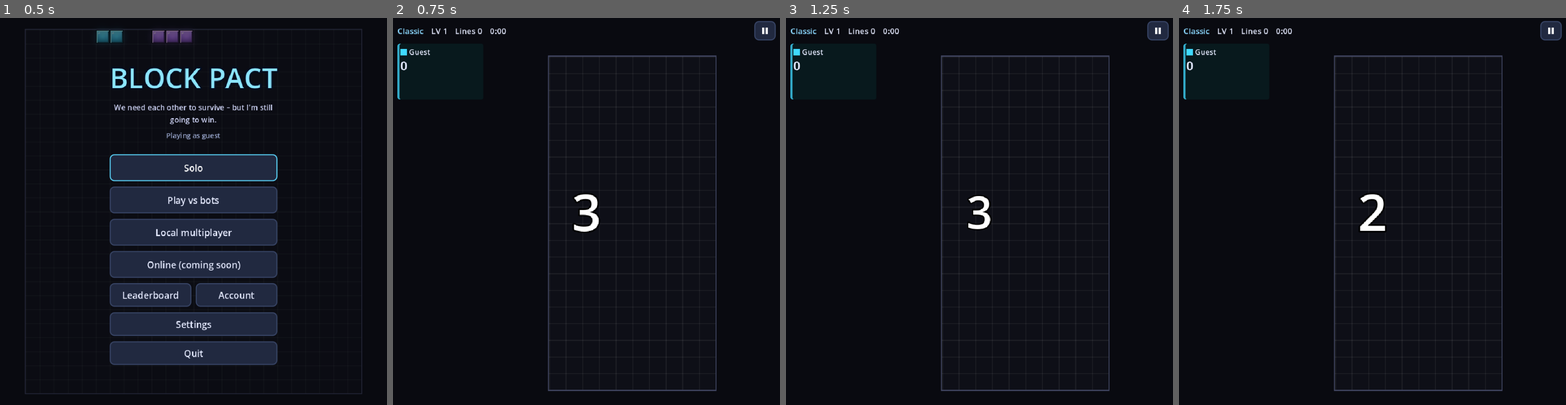
Above: before the commit, frames 1-4 (left to right).
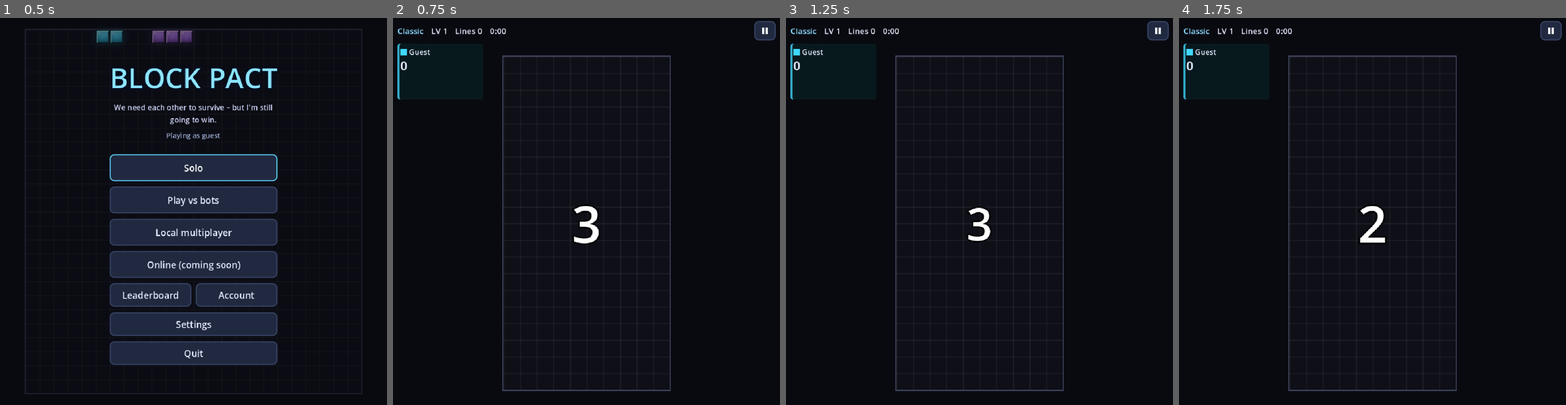
Above: after the commit, the same moments.

Repository: hjelmdev/block-pact
Game: Godot game, scene res://scenes/boot/boot.tscn
Same seed, same stepped clock (60 frames per second), same inputs: the game is played once before the commit and once after it.
Inputs (mouse positions are in pixels of both pictures, inside the frame that each line leads up to):
- Up to frame 1 (0.5 s): no input
- Up to frame 2 (0.75 s): click "Solo" at 0.5 s
- Up to frame 3 (1.25 s): no input
- Up to frame 4 (1.75 s): tap Enter at 1.25 s; move the mouse to (1457, 192) at 1.27 s; hold Right from 1.28 s (still down); tap X at 1.35 s; click (1457, 192) at 1.42 s; tap Space at 1.52 s

Frame 1 is identical in both runs. In frame 2, 1.6% of the frame differs, in the area x 28-84%, y 9-97%; in frame 3, 1.5%; in frame 4, 1.6%.

Commit message:
Center countdown over the board; keep board centered in solo
Co-Authored-By: Claude Opus 5.5 <noreply@anthropic.com>
Claude-Session: https://claude.ai/code/session_01PMnDiqfQEbQsVGG5YMeqUQ

Diff:
--- a/scenes/match/match_screen.gd
+++ b/scenes/match/match_screen.gd
@@ -108,7 +108,11 @@
 	board_view.vertical_align = 1.0 if portrait else 0.5
 	compact_row.visible = portrait
 	left_col.visible = not portrait
-	right_col.visible = not portrait and n > 1
+	# Keep both side columns (even if one is empty) so the board stays
+	# centered on screen in solo / odd player counts.
+	right_col.visible = not portrait
+	right_col.custom_minimum_size.x = 160.0 if not portrait else 0.0
+	left_col.custom_minimum_size.x = 160.0 if not portrait else 0.0
 	touch_controls.custom_minimum_size.y = 190.0 if portrait else 140.0
 
 
@@ -155,6 +159,10 @@
 		AudioManager.play(Sfx.GO)
 	countdown_label.show()
 	countdown_label.modulate.a = 1.0
+	# Center over the board, not the window.
+	var board_center := board_view.board_origin + board_view.board_pixel_size() * 0.5
+	var local := get_global_transform().affine_inverse() * (board_view.get_global_transform() * board_center)
+	countdown_label.position = local - countdown_label.size * 0.5
 	countdown_label.pivot_offset = countdown_label.size * 0.5
 	countdown_label.scale = Vector2.ONE * 1.4
 	var t := create_tween()
